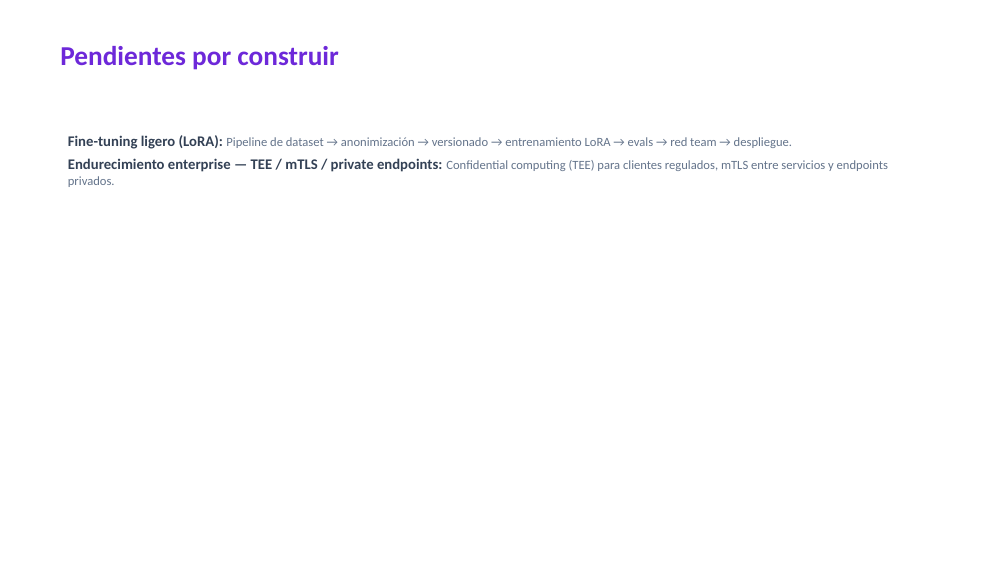
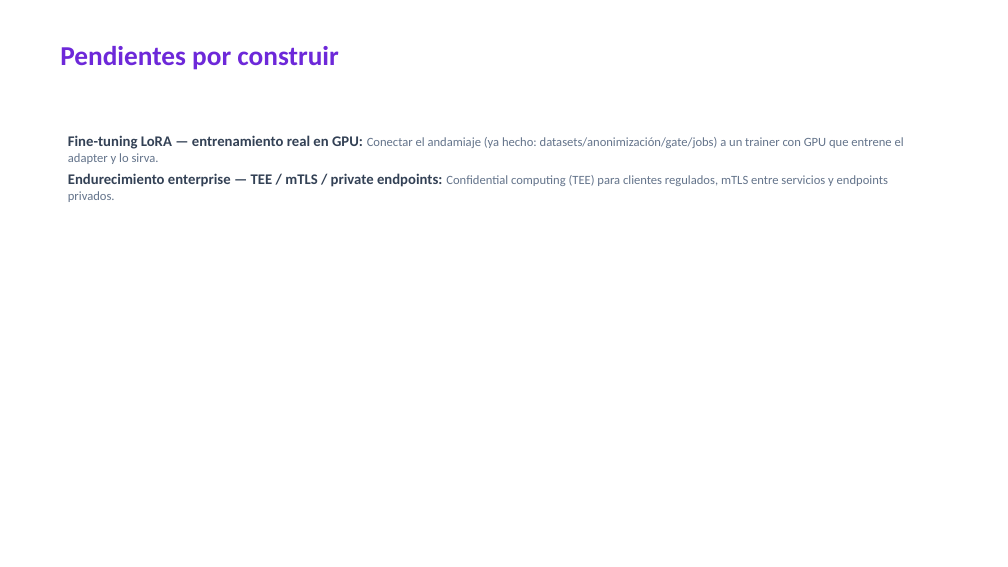
Before and after one commit to angeljba1480-AB/S4Bdashboard, a slide deck: slide 10 of docs/generados/MaestroAI-Tecnico-v2.pptx. Drawn at 1008x567 pixels with LibreOffice and Linux fonts; fonts in the diff are those of the drawing. Boxes give left, top, right and bottom in pixels: in the first picture for what was removed or moved away, otherwise in the second. Text is boxed around its words. In the diff, an @@ line names an element or a change of style, - is before the commit and + after.

```diff
--- a/docs/generados/MaestroAI-Tecnico-v2.pptx
+++ b/docs/generados/MaestroAI-Tecnico-v2.pptx
@@ text at <box>68,135,904,164</box>: text changed @@
-Fine-tuning ligero (LoRA): Pipeline de dataset → anonimización → versionado → entrenamiento LoRA → evals → red team → despliegue.
+Fine-tuning LoRA — entrenamiento real en GPU: Conectar el andamiaje (ya hecho: datasets/anonimización/gate/jobs) a un trainer con GPU que entrene el adapter y lo sirva.
```
Also in this commit, not shown: 15 other files.
